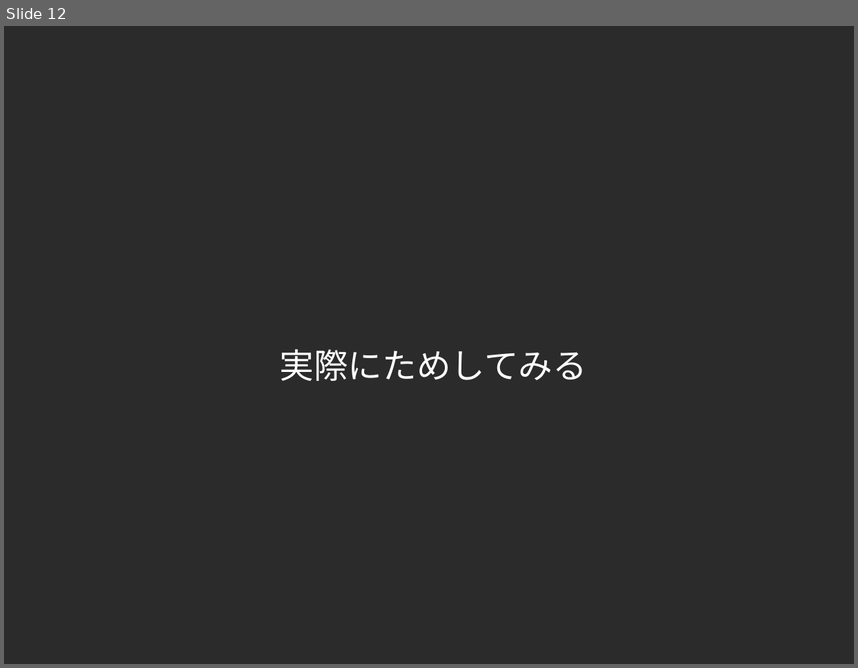
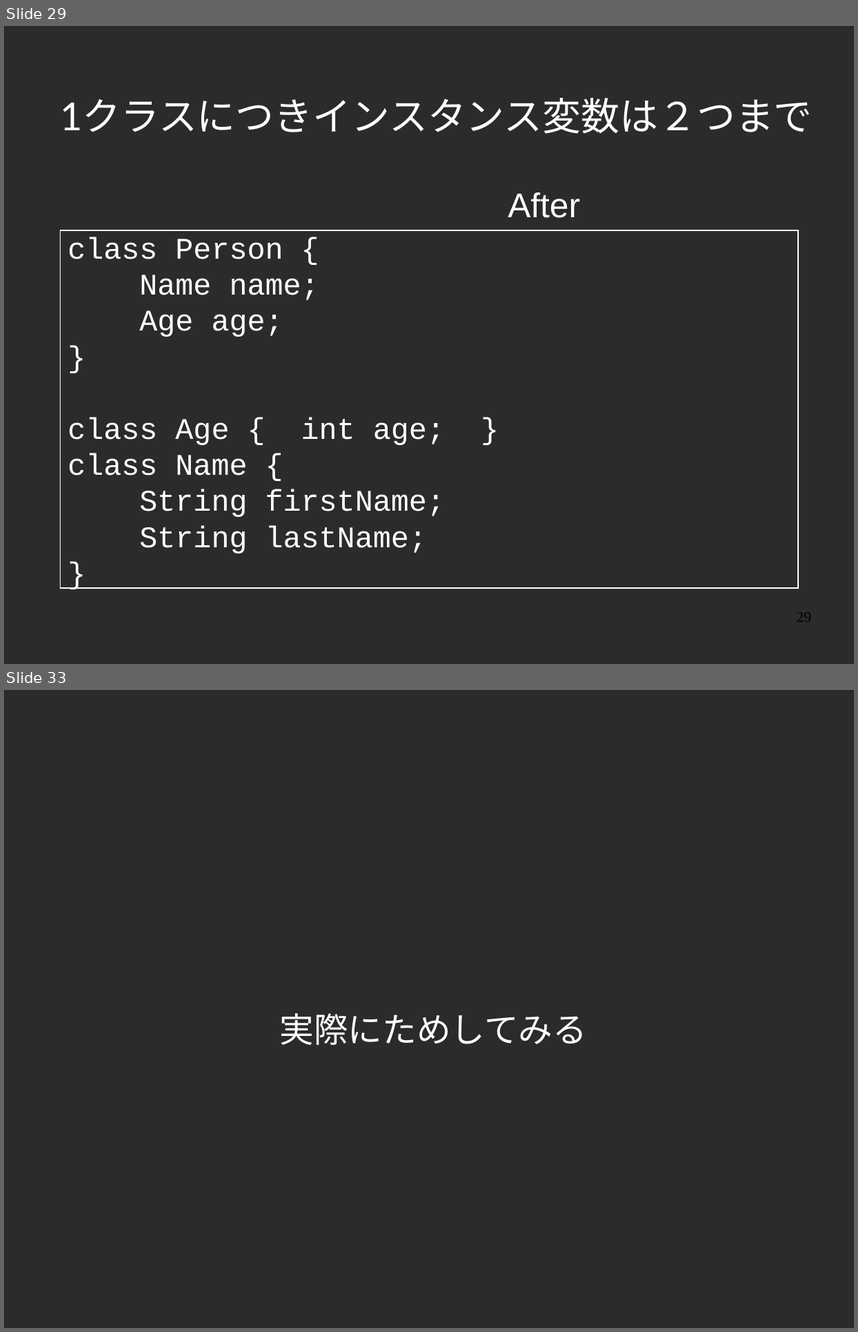
Before and after one commit to yojik/yojik-lib, a slide deck: 2009devsumi/oo_exercise/doc/devsum.odp. Shown one above the other, each under a label of ours: slide 12 before the commit, slides 29 and 33 after it; the slides between them are not shown. The pictures are 858x668 and 858x1332 pixels, drawn with LibreOffice and Linux fonts; fonts in the diff are those of the drawing; background and template pictures are left out; a plain dark background stands for a picture behind light text. Boxes give left, top, right and bottom in pixels: in the first picture for what was removed or moved away, otherwise in the second. Text is boxed around its words. In the diff, an @@ line names an element or a change of style, - is before the commit and + after.

```diff
--- a/2009devsumi/oo_exercise/doc/devsum.odp
+++ b/2009devsumi/oo_exercise/doc/devsum.odp
@@ slide 29 added at (4,26,854,664), background picture (left out) @@
@@ title added at (60,98,813,134), 36 pt, text #FFFFFF @@
+1クラスにつきインスタンス変数は２つまで
@@ text added at (508,192,580,218), 32 pt, text #FFFFFF @@
+After
@@ rectangle added at (61,230,799,588), outline #FFFFFF 0.74 pt, 28 pt, text #FFFFFF @@
+class Person {
+Name name;
+Age age;
+}
+class Age { int age; }
+class Name {
+String firstName;
+String lastName;
+}
@@ page number added at (796,612,811,621), 14 pt, text #000000 @@
+29
@@ what was slide 12 is now slide 33 @@
```
Also in this commit, not shown: 7 slides changed, 20 other slides added.
